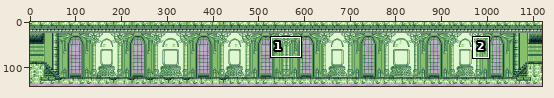
Edited in one commit: pixel-art file (sotn/SOTN_EntranceB01.ase). Above, an overview of the earlier version with the close-up marked.
Close-up. As it was:
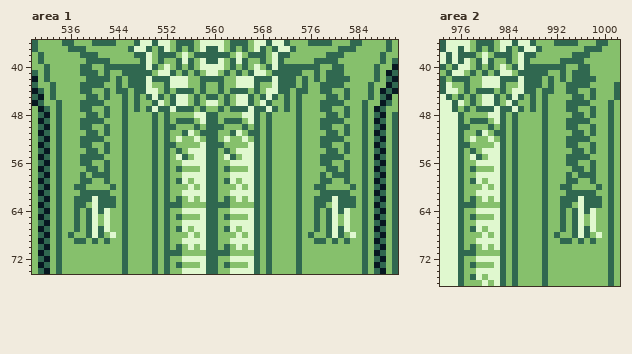
1120x144 pixels, 1 frame. Shown: area 1: x 530..590, y 36..74; area 2: x 973..1002, y 36..76. The wide view leaves out empty margins. The commit also changed other parts of the picture, which this record leaves out.
And afterwards:
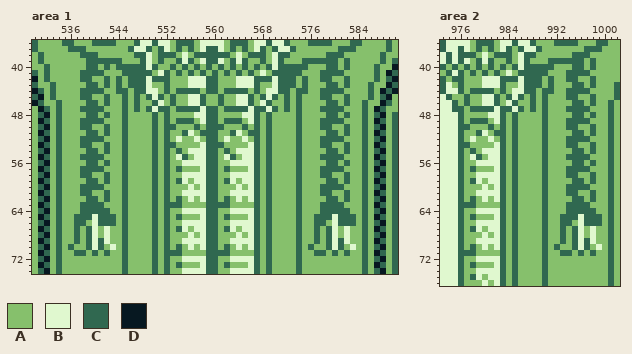
Palette (. is transparent): A #86c06c  B #e0f8cf  C #306850  D #071821
The edit:
--- area 1, layers "Main Deco", "Curtain"
@@ x 530..590 @@
 38 ACAAAAAACCCAAAAAACCBACCCABACCCCCCABACCCABCCAAAAAACCCAAAAAACAA
-39 ACAAAAAAACCCCAAAAACBACAACBCABCCBACBCAACABCAAAAACCCCAAAAAAACAC
-40 AACAAAAACCAACCCCCCCBCABACACABBBBACACABACBCCCCCCCAACCAAAAACAAD
-41 CACAAAAACCCACAACCCCCABBCACACABBACACACBBACCCCCAACACCCAAAAACADC
-42 DACAAAAAACCCCACACCCBCCCBBBAACCCCAABBBCCCBCCCACACACCCCAAAACACD
-43 CAACAAAACCCCAACACCCBAACBBBAACAACAABBBCAABCCCACAACCCCAAAACAADC
-44 DCACAAAACCAACACCACCBBACACCCACAACACCCACABBCCACCAACCAACAAACADCD
-45 CDACAAAAACCACAACACACBCACBBACACCACABBCACBCACACAAAACCACAAACACDA
-46 DCAACAAACCCCAAACACAACBACBBACABBACABBCABCAACACAAACCCCAAACAADCA
-47 ADCACAAACCAACAACACACBCCBCCCACAACACCCBCCBCACACAAACCAACAACADCAA
+39 ACAAAAAAACCCCCCAAACBACAACBCABCCBACBCAACABCAAACCCCCCACAAAAACAC
+40 AACAAAAAACCACACCCCCBCAACACACACACACACACACBCCCCCAAACCACAAAACAAD
+41 CACAAAAACCCCAAACCCCCABCACACACACACACACABACCCCCAAACCCCAAAAACADC
+42 DACAAAAACCAACACACCCBCCCAAABBBCCAAABBBCCCBCCCACAACCAACAAAACACD
+43 CAACAAAAACCACACACCCBAACAAABBBCCAAABBBCAABCCCACAAACCACAAACAADC
+44 DCACAAAACCCCAACCACCBBACACCCCACCACCCCACABBCCACCAACCCCAAAACADCD
+45 CDACAAAACCAACAACACACBCACAABBCAACAABBCACBCACACAAACCAACAAACACDA
+46 DCAACAAAACCACAACACAACBACAABBCAACAABBCABCAACACAAAACCACAACAADCA
+47 ADCACAAACCCCAAACACACBCCACCCCBCCACCCCBCCBCACACAAACCCCAAACADCAA
 48 ACDACAAAACCACAACAAAACACAAAABBCCAAAABBCACAAAACAAAACCACAACACDAC
@@ x 530..590 @@
 55 ADCACAAACCCCAAACAAAACACABCABBCCABCABBCACAAAACAAACCCCAAACADCAC
-56 ACDACAAACCAACAACAAAACACAABBBBCCAABBBBCACAAAACAAACCAACAACACDAC
-57 ADCACAAAACCACAACAAAACACACAAABCCACAAABCACAAAACAAAACCACAACADCAC
-58 ACDACAAACACCCAACAAAACACAABBBBCCAABBBBCACAAAACAAACACCCAACACDAC
-59 ADCACAAACCAACAACAAAACACACBABBCCACBABBCACAAAACAAACCAACAACADCAC
-60 ACDACAACCAAAACACAAAACACAAABABCCAAABABCACAAAACAACCAAAACACACDAC
-61 ADCACAAACCCCCAACAAAACACAABBBBCCAABBBBCACAAAACAAACCCCCAACADCAC
-62 ACDACAACCCBCCCACAAAACACACABABCCACABABCACAAAACAACCCBCCCACACDAC
-63 ADCACAACCABCCCACAAAACACCCAAAACCCCAAAACACAAAACAACCABCCCACADCAC
-64 ACDACAACACBCBAACAAAACACAABBBBCCAABBBBCACAAAACAACACBCBAACACDAC
-65 ADCACAACACBABAACAAAACACACAAABCCACAAABCACAAAACAACACBABAACADCAC
-66 ACDACAACACBABAACAAAACACAABBBBCCAABBBBCACAAAACAACACBABAACACDAC
-67 ADCACAACACBCBAACAAAACACACBABBCCACBABBCACAAAACAACACBCBAACADCAC
-68 ACDACACAACBCABACAAAACACAAABABCCAAABABCACAAAACACAACBCABACACDAC
-69 ADCACAACCACACAACAAAACACAABBBBCCAABBBBCACAAAACAACCACACAACADCAC
-70 ACDACAAAAAAAAAACAAAACACACABABCCACABABCACAAAACAAAAAAAAAACACDAC
-71 ADCACAAAAAAAAAACAAAACACCCAAAACCCCAAAACACAAAACAAAAAAAAAACADCAC
+56 ACDACAAAACCACAACAAAACACAABBBBCCAABBBBCACAAAACAAAACCACAACACDAC
+57 ADCACAAACCCCAAACAAAACACACAAABCCACAAABCACAAAACAAACCCCAAACADCAC
+58 ACDACAAACCAACAACAAAACACAABBBBCCAABBBBCACAAAACAAACCAACAACACDAC
+59 ADCACAAAACCACAACAAAACACACBABBCCACBABBCACAAAACAAAACCACAACADCAC
+60 ACDACAAACCCCAAACAAAACACAAABABCCAAABABCACAAAACAAACCCCAAACACDAC
+61 ADCACAAACCAACAACAAAACACAABBBBCCAABBBBCACAAAACAAACCAACAACADCAC
+62 ACDACAAAACCACAACAAAACACACABABCCACABABCACAAAACAAAACCACAACACDAC
+63 ADCACAAACCCCAAACAAAACACCCAAAACCCCAAAACACAAAACAAACCCCAAACADCAC
+64 ACDACAAACCCCCAACAAAACACAABBBBCCAABBBBCACAAAACAAACCCCCAACACDAC
+65 ADCACAACCCBCCCACAAAACACACAAABCCACAAABCACAAAACAACCCBCCCACADCAC
+66 ACDACAACCABCCCACAAAACACAABBBBCCAABBBBCACAAAACAACCABCCCACACDAC
+67 ADCACAACACBABAACAAAACACACBABBCCACBABBCACAAAACAACACBABAACADCAC
+68 ACDACAACACBABAACAAAACACAAABABCCAAABABCACAAAACAACACBABAACACDAC
+69 ADCACAACACBCBAACAAAACACAABBBBCCAABBBBCACAAAACAACACBCBAACADCAC
+70 ACDACACAACBCABACAAAACACACABABCCACABABCACAAAACACAACBCABACACDAC
+71 ADCACAACCACACAACAAAACACCCAAAACCCCAAAACACAAAACAACCACACAACADCAC
 72 ACDACAAAAAAAAAACAAAACACAABBBBCCAABBBBCACAAAACAAAAAAAAAACACDAC
--- area 2, layers "Main Deco", "Curtain"
@@ x 973..1002 @@
 38 BCBCCCABACCCABCCAAAAAACCCAAAAA
-39 BCBCBACBCAACABCAAAAACCCCAAAAAA
-40 CACBBACACABACBCCCCCCCAACCAAAAA
-41 ACBBACACACBBACCCCCAACACCCAAAAA
-42 CACCCAABBBCCCBCCCACACACCCCAAAA
-43 CBAACAABBBCAABCCCACAACCCCAAAAC
-44 CBBACACCCACABBCCACCAACCAACAAAC
-45 BCACACABBCACBCACACAAAACCACAAAC
-46 BBCBACABBCABCAACACAAACCCCAAACA
-47 BBCACACCCBCCBCACACAAACCAACAACA
+39 BCBCBACBCAACABCAAACCCCCCACAAAA
+40 CACACACACACACBCCCCCAAACCACAAAA
+41 ACBCACACACABACCCCCAAACCCCAAAAA
+42 CACCAAABBBCCCBCCCACAACCAACAAAA
+43 CBACAAABBBCAABCCCACAAACCACAAAC
+44 CBBCACCCCACABBCCACCAACCCCAAAAC
+45 BCAACAABBCACBCACACAAACCAACAAAC
+46 BBCACAABBCABCAACACAAAACCACAACA
+47 BBCCACCCCBCCBCACACAAACCCCAAACA
 48 BBBCAAAABBCACAAAACAAAACCACAACA
@@ x 990..1001 @@
 55 CAAACCCCAAAC
-56 CAAACCAACAAC
-57 CAAAACCACAAC
-58 CAAACACCCAAC
-59 CAAACCAACAAC
-60 CAACCAAAACAC
-61 CAAACCCCCAAC
-62 CAACCCBCCCAC
-63 CAACCABCCCAC
-64 CAACACBCBAAC
-65 CAACACBABAAC
-66 CAACACBABAAC
-67 CAACACBCBAAC
-68 CACAACBCABAC
-69 CAACCACACAAC
-70 CAAAAAAAAAAC
-71 CAAAAAAAAAAC
+56 CAAAACCACAAC
+57 CAAACCCCAAAC
+58 CAAACCAACAAC
+59 CAAAACCACAAC
+60 CAAACCCCAAAC
+61 CAAACCAACAAC
+62 CAAAACCACAAC
+63 CAAACCCCAAAC
+64 CAAACCCCCAAC
+65 CAACCCBCCCAC
+66 CAACCABCCCAC
+67 CAACACBABAAC
+68 CAACACBABAAC
+69 CAACACBCBAAC
+70 CACAACBCABAC
+71 CAACCACACAAC
 72 CAAAAAAAAAAC
